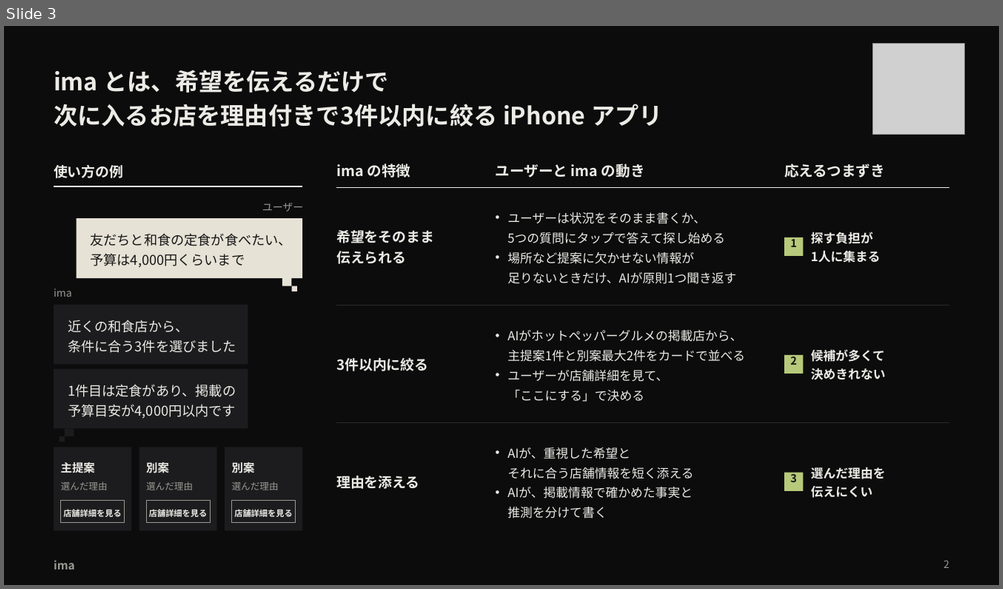
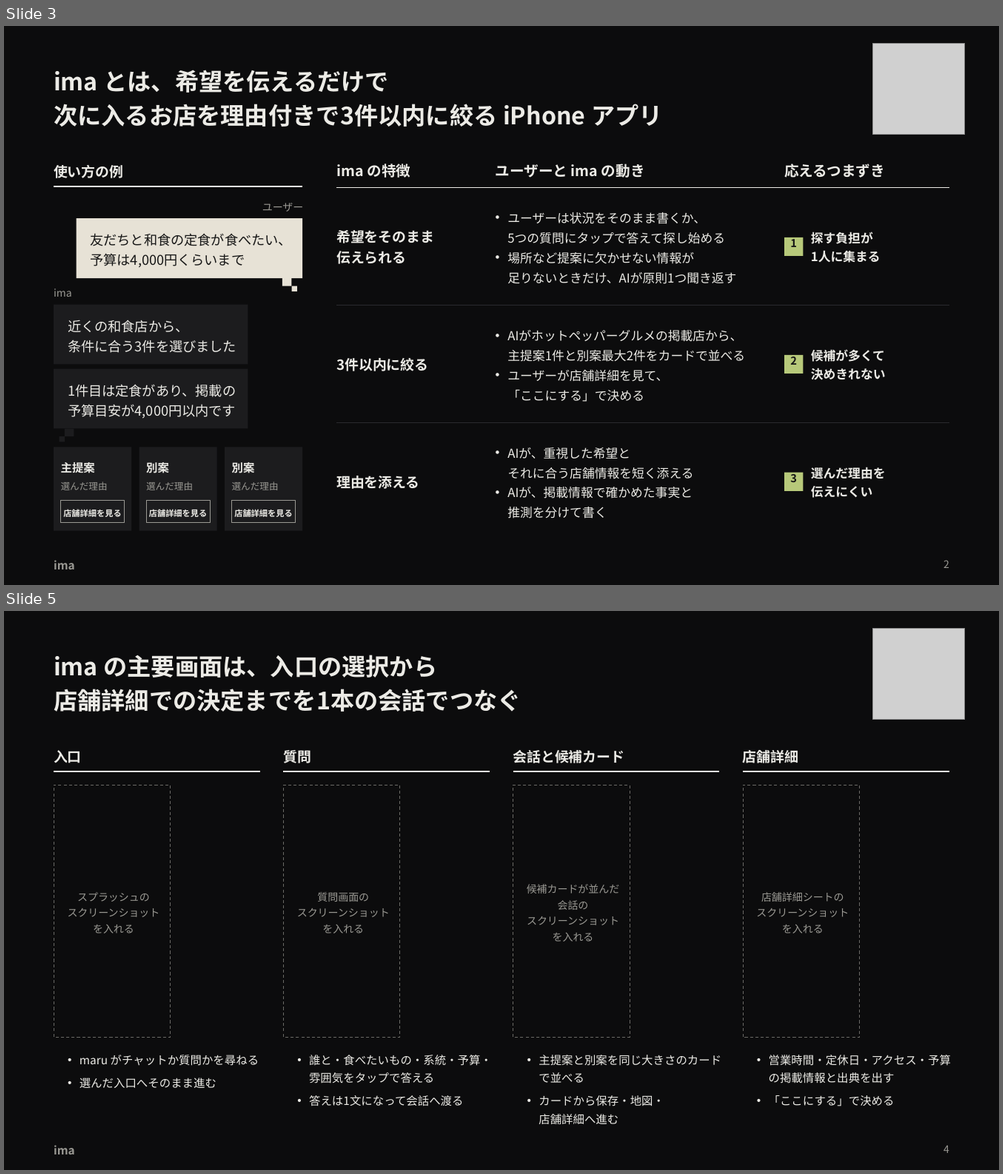
Before and after one commit to takapom/ima-app, a slide deck: docs/pitch/ima-pitch.pptx. Shown one above the other, each under a label of ours: slide 3 before the commit, slides 3 and 5 after it; the slides between them are not shown. The pictures are 1003x589 and 1003x1174 pixels, drawn with LibreOffice and Linux fonts; fonts in the diff are those of the drawing; grey boxes stand for pictures. Boxes give left, top, right and bottom in pixels: in the first picture for what was removed or moved away, otherwise in the second. Text is boxed around its words. In the diff, an @@ line names an element or a change of style, - is before the commit and + after.

```diff
--- a/docs/pitch/ima-pitch.pptx
+++ b/docs/pitch/ima-pitch.pptx
@@ slide 5 added at (4,611,999,1170), background #0C0C0D @@
@@ picture added at (874,628,965,720) @@
@@ text added at (54,655,521,712), 23 pt, text #ECEBE6, bold @@
+ima の主要画面は、入口の選択から
+店舗詳細での決定までを1本の会話でつなぐ
@@ text added at (54,750,82,763), 13.5 pt, text #ECEBE6, bold @@
+入口
@@ text added at (283,750,311,763), 13.5 pt, text #ECEBE6, bold @@
+質問
@@ text added at (513,750,624,763), 13.5 pt, text #ECEBE6, bold @@
+会話と候補カード
@@ text added at (743,750,798,763), 13.5 pt, text #ECEBE6, bold @@
+店舗詳細
@@ line added from (54, 772) to (260, 772), #ECEBE6 1.5 pt @@
@@ rectangle added at (54,785,170,1038), outline #6B6A66 0.75 pt dashed @@
@@ line added from (283, 772) to (489, 772), #ECEBE6 1.5 pt @@
@@ rectangle added at (283,785,399,1038), outline #6B6A66 0.75 pt dashed @@
@@ line added from (513, 772) to (720, 772), #ECEBE6 1.5 pt @@
@@ rectangle added at (513,785,629,1038), outline #6B6A66 0.75 pt dashed @@
@@ line added from (743, 772) to (949, 772), #ECEBE6 1.5 pt @@
@@ rectangle added at (743,785,859,1038), outline #6B6A66 0.75 pt dashed @@
@@ text added at (68,892,160,934), 10 pt, text #9A9993 @@
+スプラッシュの
+スクリーンショットを入れる
@@ text added at (297,892,390,934), 10 pt, text #9A9993 @@
+質問画面の
+スクリーンショットを入れる
@@ text added at (526,884,620,942), 10 pt, text #9A9993 @@
+候補カードが並んだ会話の
+スクリーンショットを入れる
@@ text added at (756,892,848,934), 10 pt, text #9A9993 @@
+店舗詳細シートの
+スクリーンショットを入れる
@@ text added at (79,1055,259,1066), 11 pt, text #ECEBE6 @@
+• maru がチャットか質問かを尋ねる
@@ text added at (309,1055,492,1084), 11 pt, text #ECEBE6 @@
+• 誰と・食べたいもの・系統・予算・雰囲気をタップで答える
@@ text added at (538,1055,721,1083), 11 pt, text #ECEBE6 @@
+• 主提案と別案を同じ大きさのカードで並べる
@@ text added at (768,1055,950,1084), 11 pt, text #ECEBE6 @@
+• 営業時間・定休日・アクセス・予算の掲載情報と出典を出す
@@ text added at (79,1078,216,1088), 11 pt, text #ECEBE6 @@
+• 選んだ入口へそのまま進む
@@ text added at (309,1096,463,1107), 11 pt, text #ECEBE6 @@
+• 答えは1文になって会話へ渡る
@@ text added at (538,1096,664,1125), 11 pt, text #ECEBE6 @@
+• カードから保存・地図・
+  店舗詳細へ進む
@@ text added at (768,1096,894,1107), 11 pt, text #ECEBE6 @@
+• 「ここにする」で決める
@@ text added at (54,1145,75,1155), 11 pt, text #9A9993, bold @@
+ima
@@ text added at (943,1146,949,1153), 10 pt, text #9A9993 @@
+4
```
Also in this commit, not shown: 3 other slides added, 8 other files.
